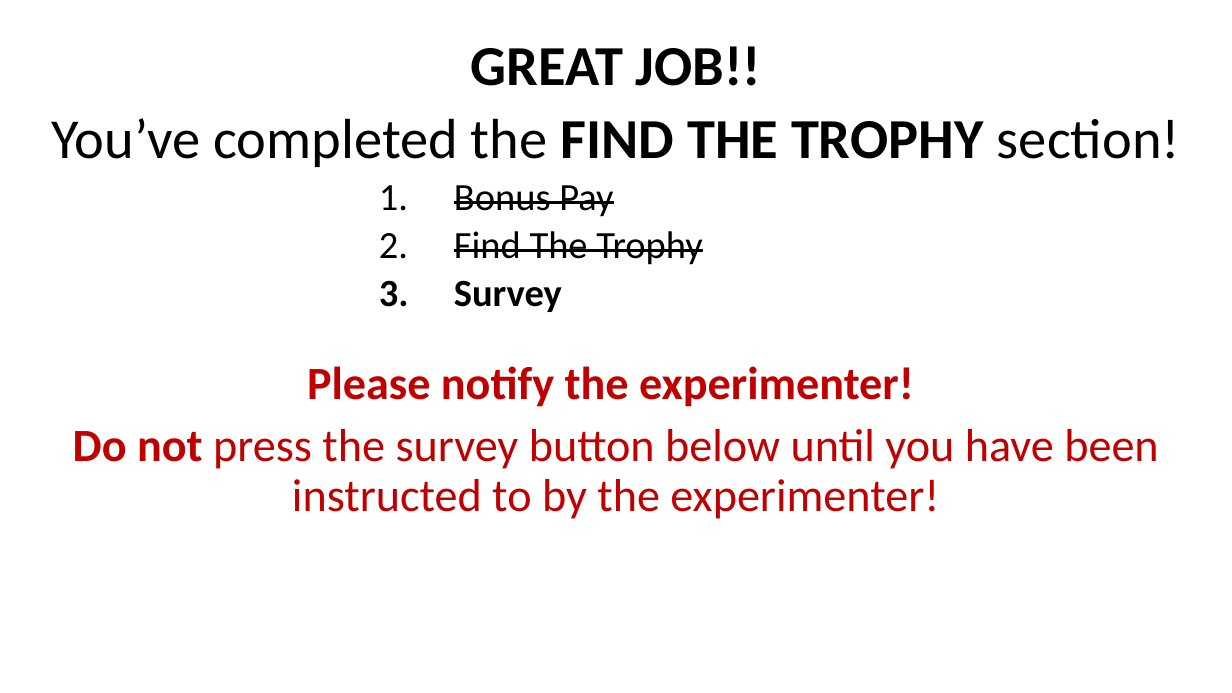
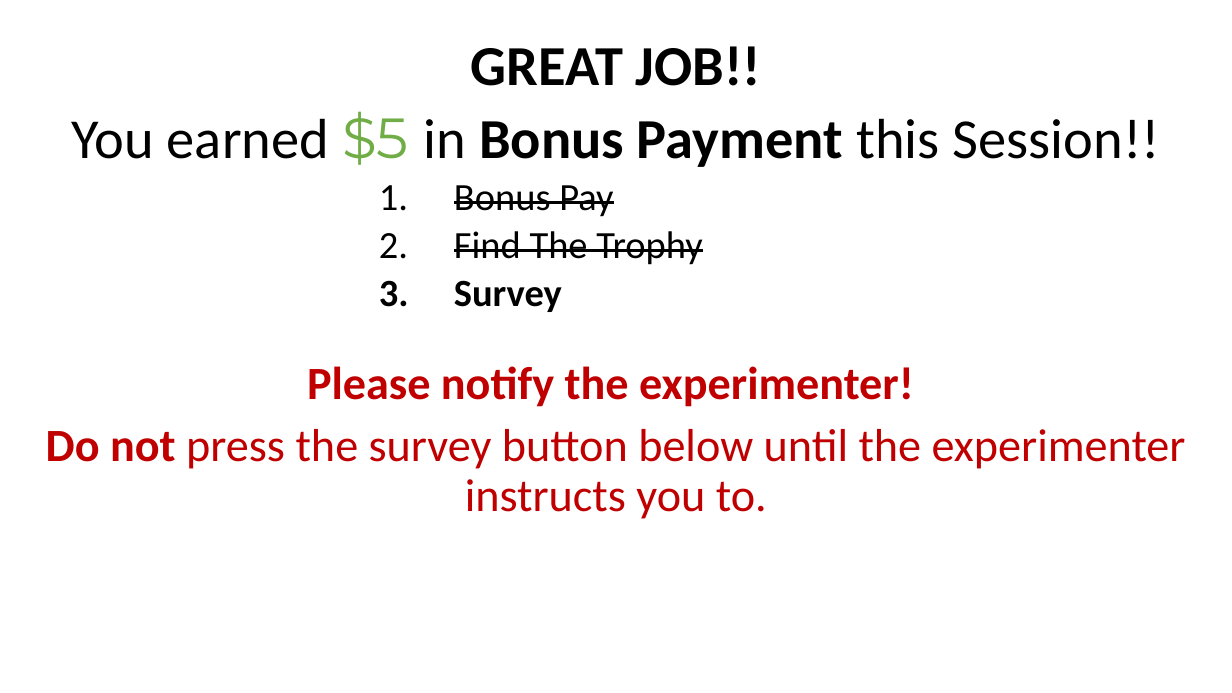
Before and after one commit to kbnealy/OpenMaze, a slide deck: slide 7 of Assets/StreamingAssets/2D_Objects/ID/WaterMaze_Online_Threshold.pptx (slide 8 before the commit). Drawn at 1232x693 pixels with LibreOffice and Linux fonts; fonts in the diff are those of the drawing. Boxes give left, top, right and bottom in pixels: in the first picture for what was removed or moved away, otherwise in the second. Text is boxed around its words. In the diff, an @@ line names an element or a change of style, - is before the commit and + after.

```diff
--- a/Assets/StreamingAssets/2D_Objects/ID/WaterMaze_Online_Threshold.pptx
+++ b/Assets/StreamingAssets/2D_Objects/ID/WaterMaze_Online_Threshold.pptx
@@ text at (x1=71, y1=111, x2=1160, y2=167): text changed @@
-You’ve completed the FIND THE TROPHY section!
+You earned $5 in Bonus Payment this Session!!
@@ text at (x1=46, y1=429, x2=1186, y2=519): text changed @@
-Do not press the survey button below until you have been instructed to by the experimenter!
+Do not press the survey button below until the experimenter instructs you to.
```
Also in this commit, not shown: 2 other slides changed, 42 other files.
